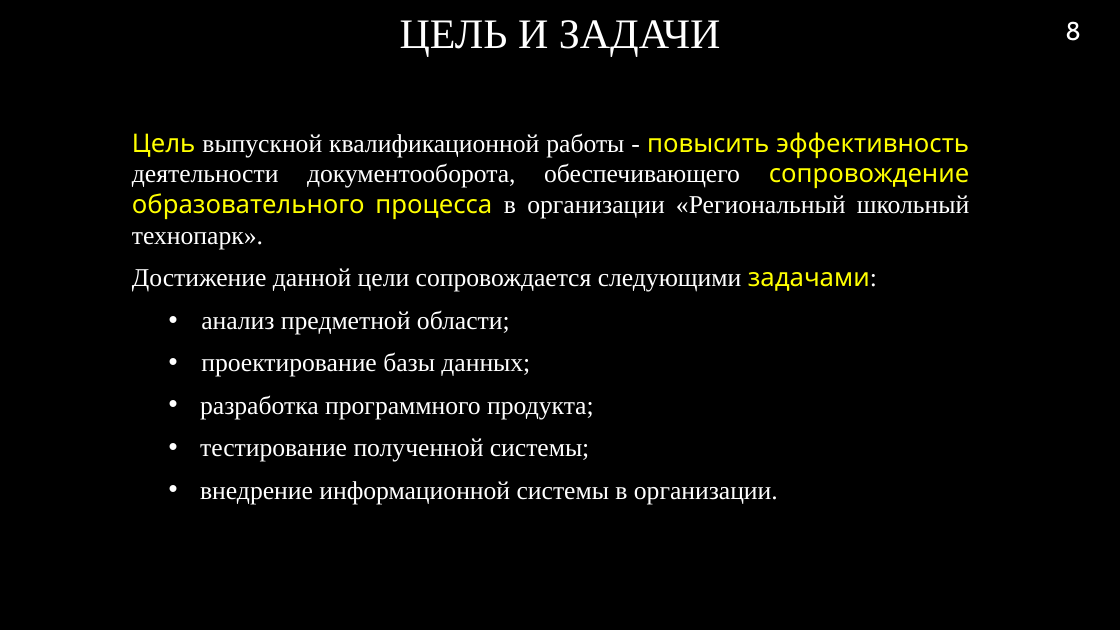
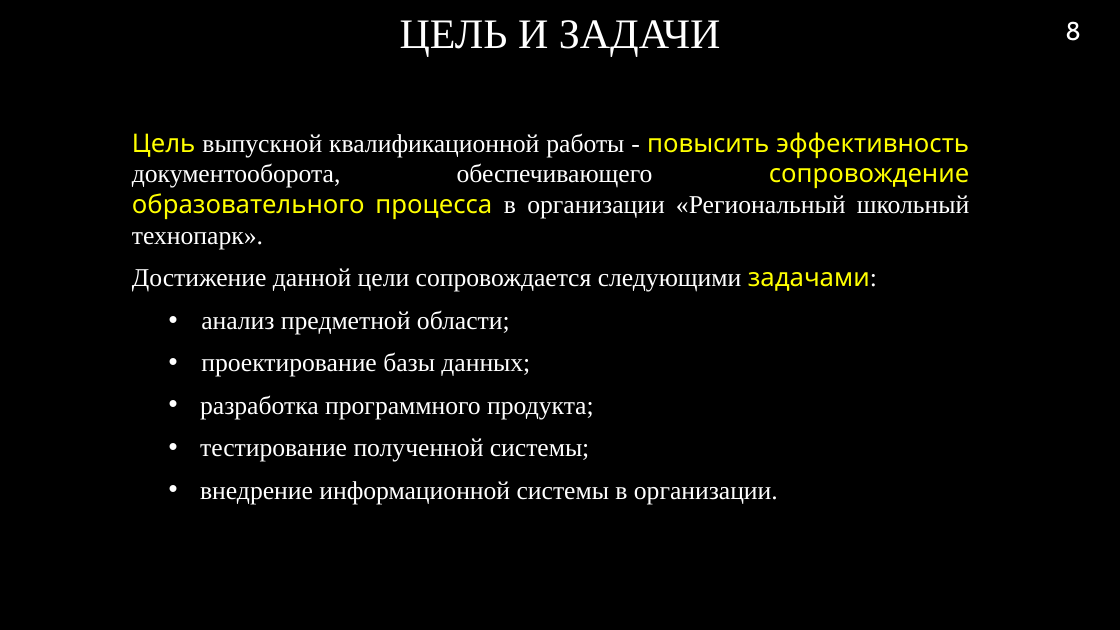
Before and after one commit to RAdKuzur/ASTU, a slide deck: slide 8 of Дипломная работа/Преддипломная Шуршев/Презентация преддипломная.pptx. Drawn at 1120x630 pixels with LibreOffice and Linux fonts; fonts in the diff are those of the drawing; background and template pictures are left out. Boxes give left, top, right and bottom in pixels: in the first picture for what was removed or moved away, otherwise in the second. Text is boxed around its words. In the diff, an @@ line names an element or a change of style, - is before the commit and + after.

```diff
--- a/Дипломная работа/Преддипломная Шуршев/Презентация преддипломная.pptx
+++ b/Дипломная работа/Преддипломная Шуршев/Презентация преддипломная.pptx
@@ text at [132, 132, 970, 250]: text changed @@
-Цель выпускной квалификационной работы - повысить эффективность деятельности документооборота, обеспечивающего сопровождение образовательного процесса в организации «Региональный школьный технопарк».
+Цель выпускной квалификационной работы - повысить эффективность документооборота, обеспечивающего сопровождение образовательного процесса в организации «Региональный школьный технопарк».
```
Also in this commit, not shown: 1 other file.
